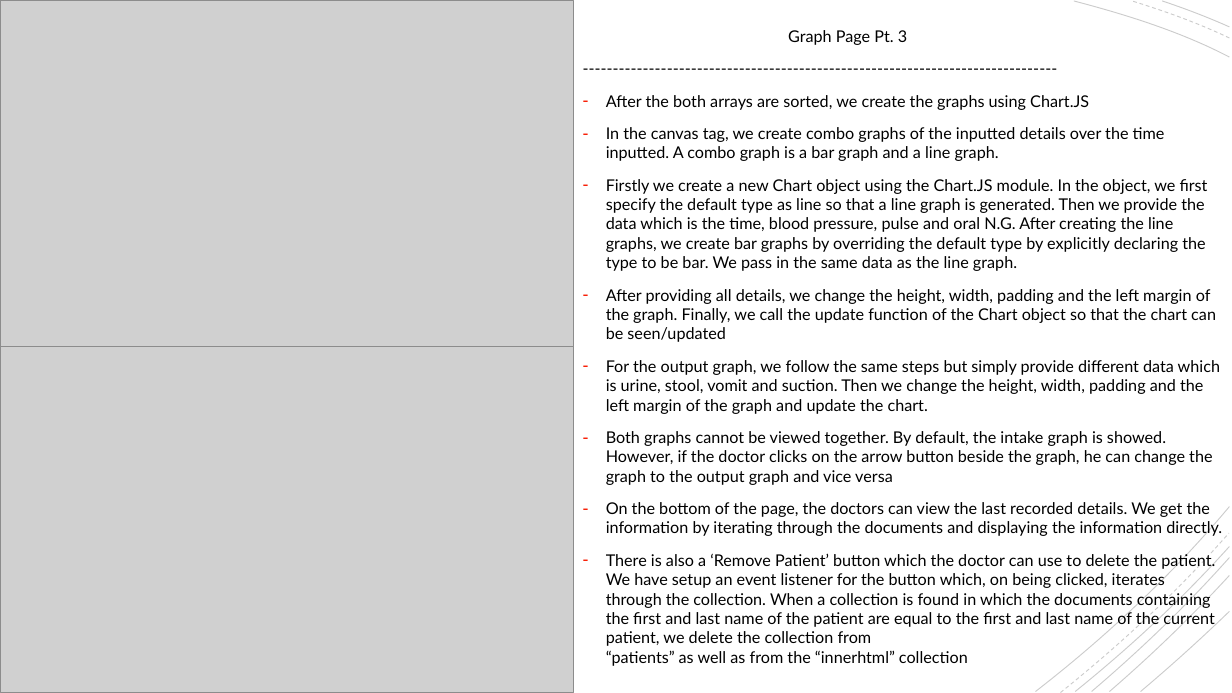
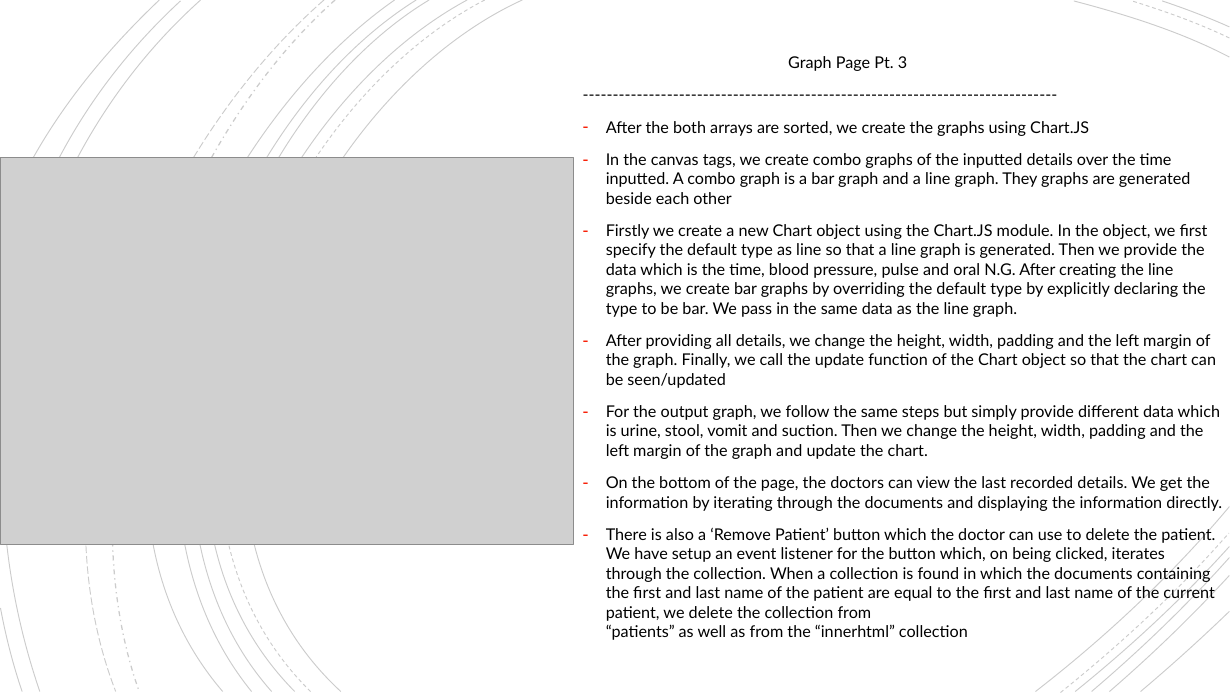
Before and after one commit to Lxghtning/WellScan, a slide deck: slide 9 of PresentationPPT/WellScanPresentation.pptx. Drawn at 1232x693 pixels with LibreOffice and Linux fonts; fonts in the diff are those of the drawing; grey boxes stand for pictures. Boxes give left, top, right and bottom in pixels: in the first picture for what was removed or moved away, otherwise in the second. Text is boxed around its words. In the diff, an @@ line names an element or a change of style, - is before the commit and + after.

```diff
--- a/PresentationPPT/WellScanPresentation.pptx
+++ b/PresentationPPT/WellScanPresentation.pptx
@@ picture removed at (0,0,574,347) @@
@@ picture added at (0,157,574,544) @@
@@ text at (606,153,1190,204): text changed @@
-– In the canvas tag, we create combo graphs of the inputted details over the time inputted. A combo graph is a bar graph and a line graph.
+– In the canvas tags, we create combo graphs of the inputted details over the time inputted. A combo graph is a bar graph and a line graph. They graphs are generated beside each other
@@ rectangle removed at (81,230,452,495) @@
@@ picture removed at (0,347,574,693) @@
@@ text at (606,431,1212,485): paragraph removed @@
-– Both graphs cannot be viewed together. By default, the intake graph is showed. However, if the doctor clicks on the arrow button beside the graph, he can change the graph to the output graph and vice versa
```
Also in this commit, not shown: 2 other slides changed.
